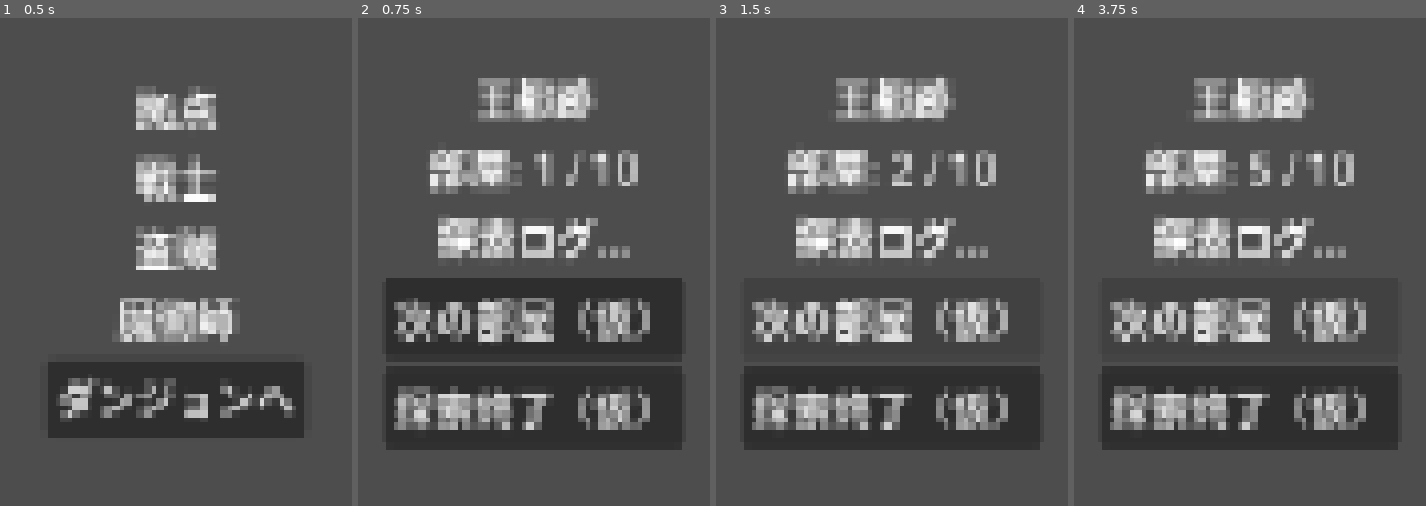
Above: before the commit, frames 1-4 (left to right).
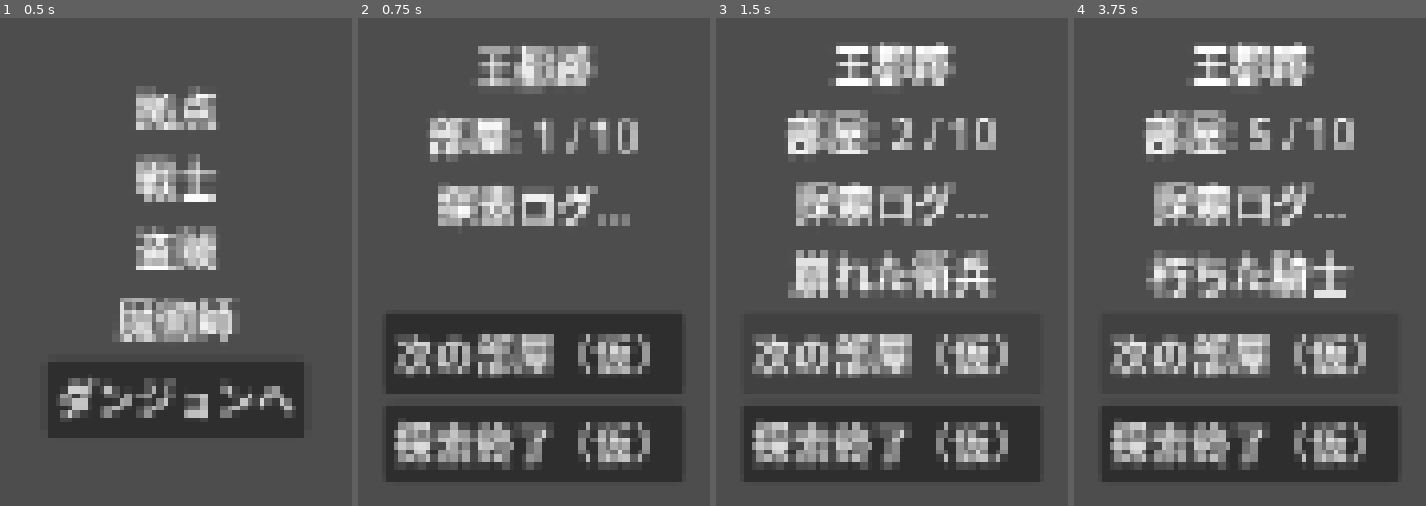
Above: after the commit, the same moments.

Repository: JeflyMarte/crownfall
Game: Godot game, scene res://scenes/boot/BootScene.tscn
Two runs of this game, one before a commit and one after it. Both use one fixed random seed, a clock stepped at 60 frames per second and the inputs below.
Inputs:
- Up to frame 1 (0.5 s): no input
- Up to frame 2 (0.75 s): click "ダンジョンへ" at 0.5 s
- Up to frame 3 (1.5 s): click "次の部屋（仮）" at 1.25 s
- Up to frame 4 (3.75 s): click "次の部屋（仮）" at 2 s; click "次の部屋（仮）" at 2.75 s; tap Enter at 3.5 s

Frame 1 is identical in both runs. In frame 2, 37% of the frame differs, in the area x 7-93%, y 5-96%; in frame 3, 37%; in frame 4, 37%, in the area x 7-93%, y 4-96%.

Commit message:
Task024: show enemy display_name in LabelEnemy on combat room entry
Co-Authored-By: Claude Sonnet 4.6 <noreply@anthropic.com>

Diff:
--- a/scenes/dungeon/DungeonScene.tscn
+++ b/scenes/dungeon/DungeonScene.tscn
@@ -40,6 +40,11 @@
 text = "探索ログ..."
 horizontal_alignment = 1
 
+[node name="LabelEnemy" type="Label" parent="VBoxContainer"]
+layout_mode = 2
+text = ""
+horizontal_alignment = 1
+
 [node name="ButtonNextRoom" type="Button" parent="VBoxContainer"]
 layout_mode = 2
 text = "次の部屋（仮）"
--- a/scripts/dungeon/DungeonScene.gd
+++ b/scripts/dungeon/DungeonScene.gd
@@ -5,6 +5,7 @@
 	$VBoxContainer/ButtonNextRoom.pressed.connect(_on_next_room_pressed)
 	$DungeonController.start_dungeon("res://resources/dungeons/royal_ruins.tres")
 	_update_room_label()
+	_update_enemy_label()
 
 func _update_room_label() -> void:
 	var idx: int = $DungeonController.current_room_index + 1
@@ -22,6 +23,14 @@
 			$CombatController.start_combat(enemy_data)
 	else:
 		$CombatController.end_combat()
+	_update_enemy_label()
+
+func _update_enemy_label() -> void:
+	var data: Resource = $CombatController.current_enemy_data
+	if data != null:
+		$VBoxContainer/LabelEnemy.text = data.display_name
+	else:
+		$VBoxContainer/LabelEnemy.text = ""
 
 func _on_finish_button_pressed() -> void:
 	SceneRouter.change_scene("res://scenes/result/ResultScene.tscn")
